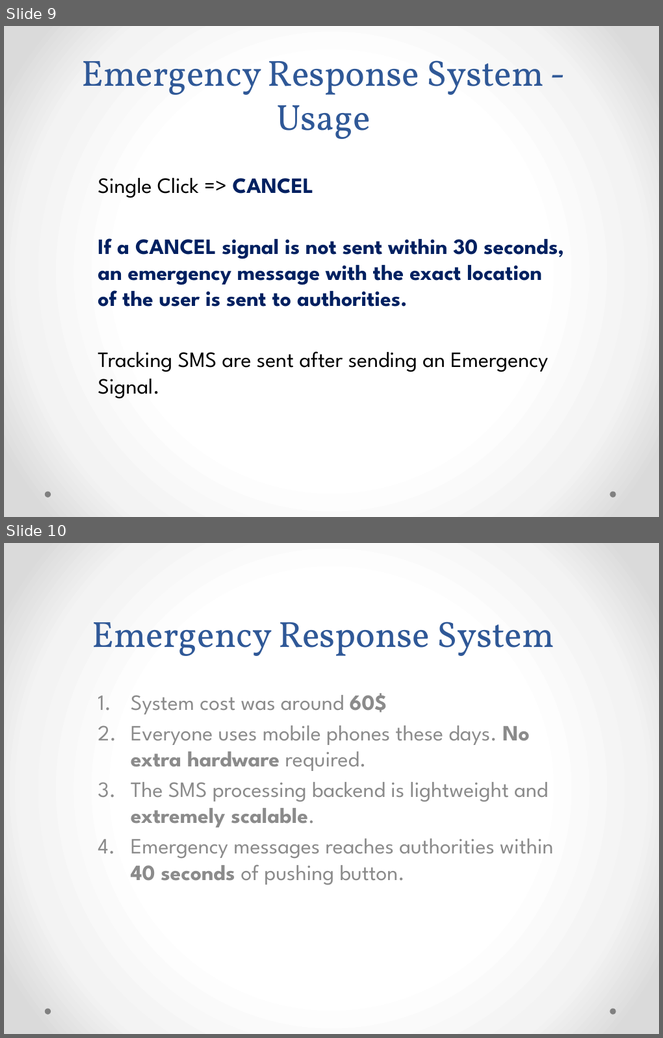
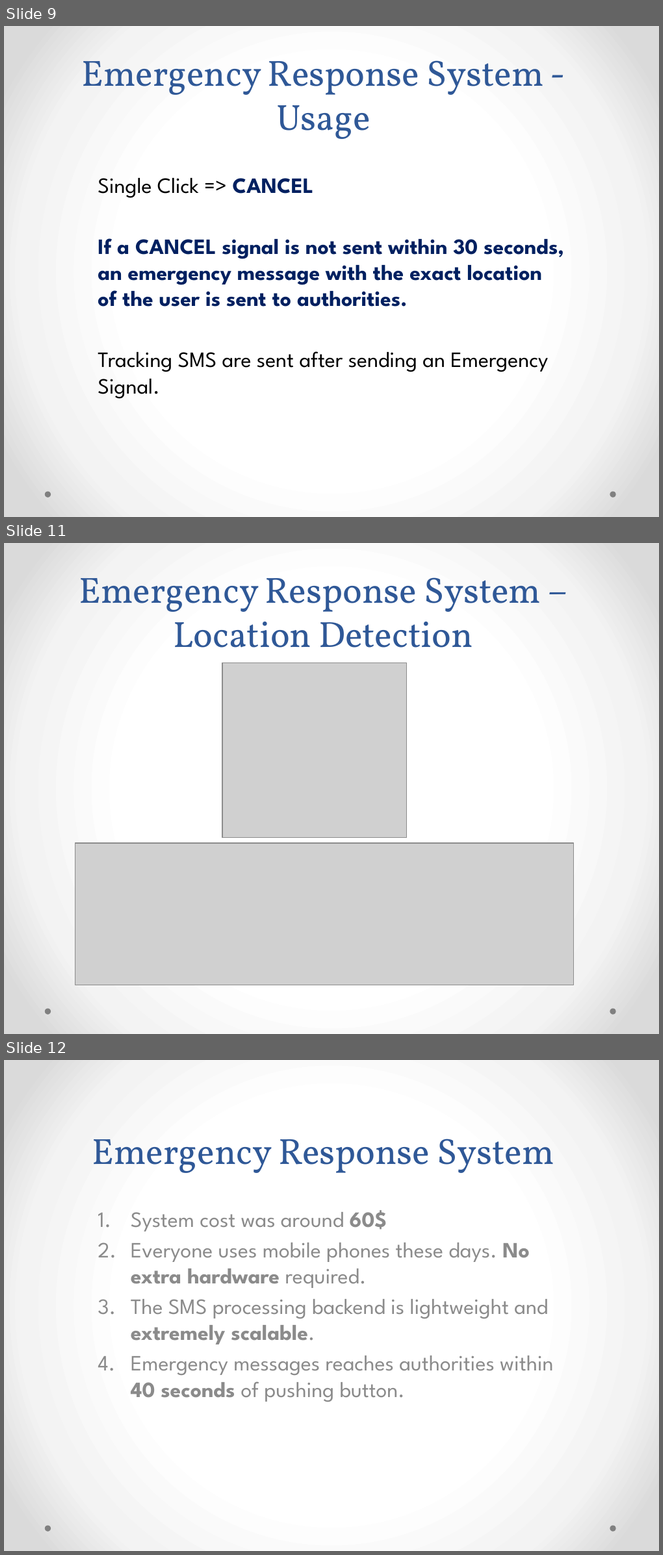
Before and after one commit to natrajkaushik/EmergencyResponseSystem, a slide deck: presentation/Emergency Response System.pptx. Shown one above the other, each under a label of ours: slides 9 and 10 before the commit, slides 9, 11 and 12 after it; the slides between them are not shown. The pictures are 663x1038 and 663x1555 pixels, drawn with LibreOffice and Linux fonts; fonts in the diff are those of the drawing; grey boxes stand for pictures. Boxes give left, top, right and bottom in pixels: in the first picture for what was removed or moved away, otherwise in the second. Text is boxed around its words. In the diff, an @@ line names an element or a change of style, - is before the commit and + after.

```diff
--- a/presentation/Emergency Response System.pptx
+++ b/presentation/Emergency Response System.pptx
@@ slide 11 added at (4,543,659,1034), background gradient #FFFFFF to #F4F4F4 to #DADADA; not listed: 2 template elements that a slide beside it also shows @@
@@ title added at (79,577,541,663), 40 pt, text #2F5897 @@
+Emergency Response System – Location Detection
@@ picture added at (222,663,407,838) @@
@@ picture added at (75,843,574,985) @@
@@ what was slide 10 is now slide 12 @@
```
Also in this commit, not shown: 3 other slides added, 9 other files.
